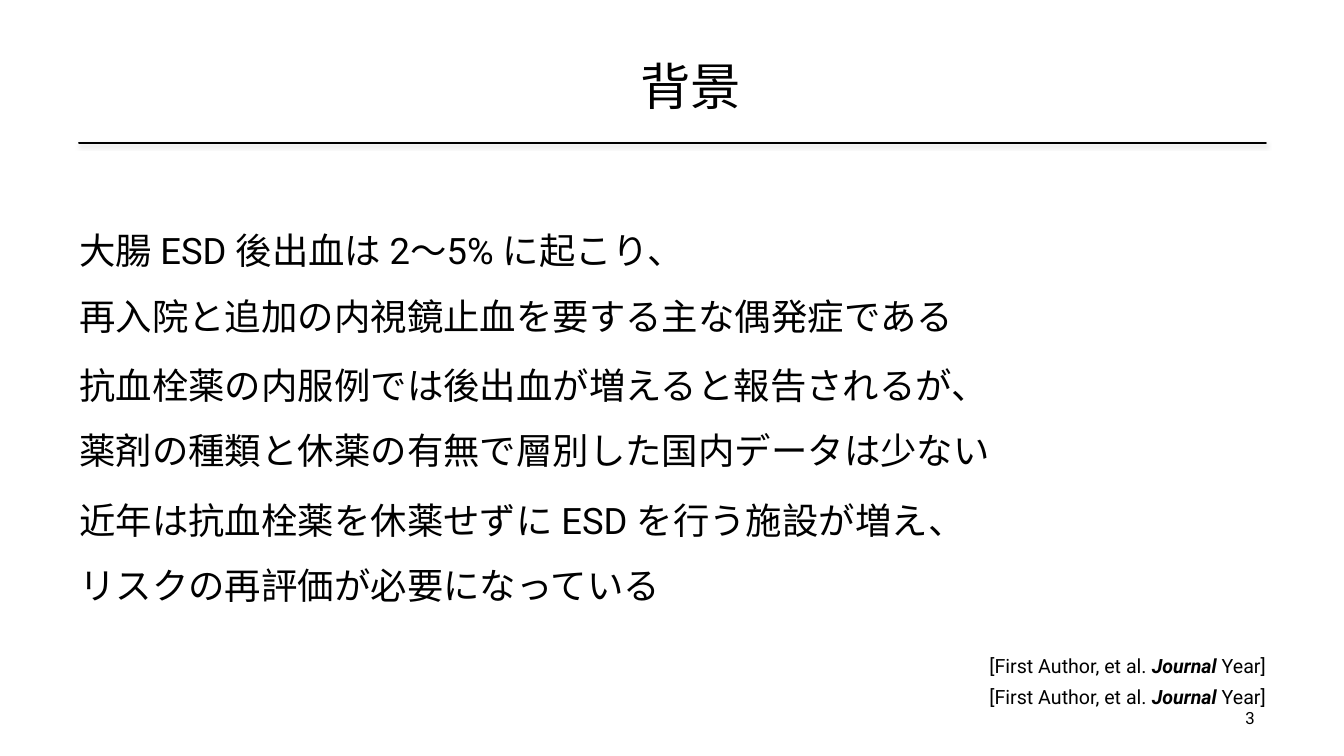
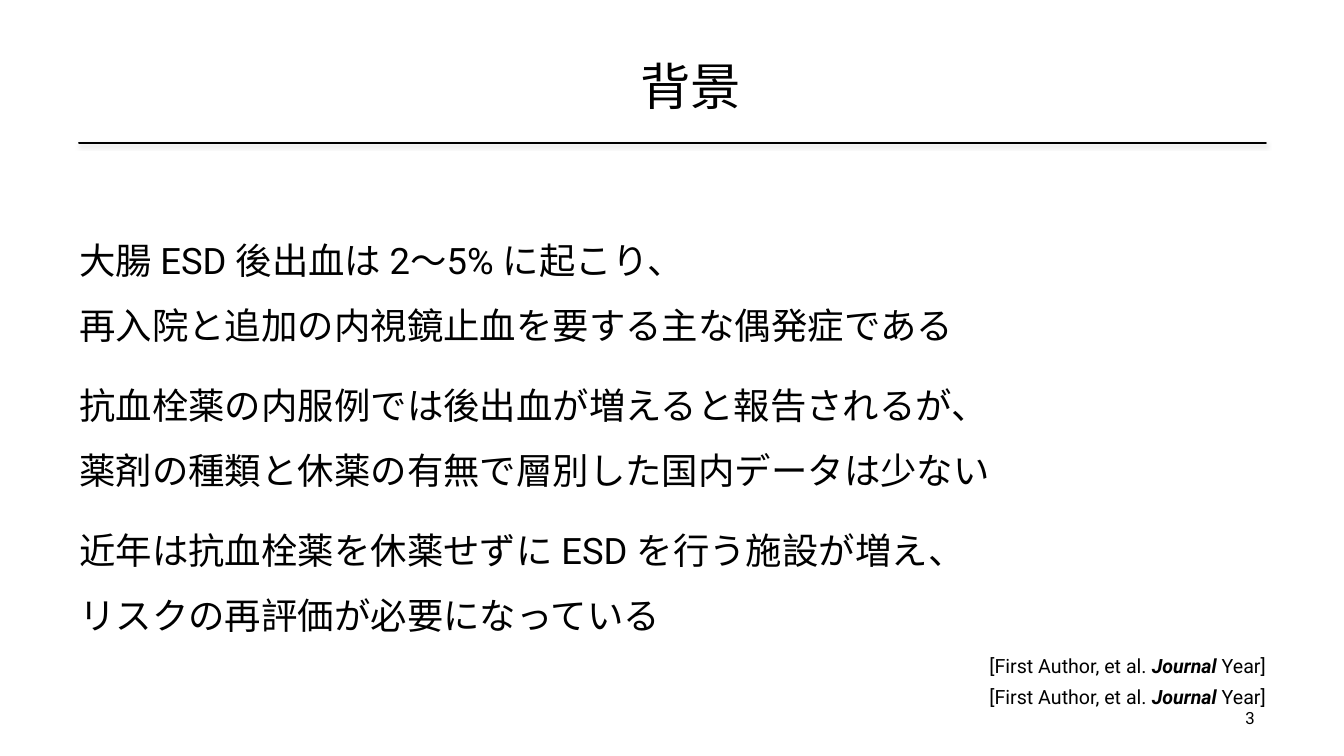
Before and after one commit to masa-med-ai/2026-7-Claude-, a slide deck: slide 3 of samples/学会発表サンプル2_ESD後出血_王道デザイン.pptx. Drawn at 1344x756 pixels with LibreOffice and Linux fonts; fonts in the diff are those of the drawing; background and template pictures are left out. Boxes give left, top, right and bottom in pixels: in the first picture for what was removed or moved away, otherwise in the second. Text is boxed around its words. In the diff, an @@ line names an element or a change of style, - is before the commit and + after.

```diff
--- a/samples/学会発表サンプル2_ESD後出血_王道デザイン.pptx
+++ b/samples/学会発表サンプル2_ESD後出血_王道デザイン.pptx
@@ text "大腸 ESD 後出血は 2〜5% に起こり、": place and size @@
-text "大腸 ESD 後出血は 2〜5% に起こり、" at [79,233,953,333]
+text "大腸 ESD 後出血は 2〜5% に起こり、" at [79,243,953,342]
@@ text "抗血栓薬の内服例では後出血が増えると報告されるが、": place and size @@
-text "抗血栓薬の内服例では後出血が増えると報告されるが、" at [79,368,989,467]
+text "抗血栓薬の内服例では後出血が増えると報告されるが、" at [79,388,989,487]
@@ text "近年は抗血栓薬を休薬せずに ESD を行う施設が増え、": place and size @@
-text "近年は抗血栓薬を休薬せずに ESD を行う施設が増え、" at [79,503,965,602]
+text "近年は抗血栓薬を休薬せずに ESD を行う施設が増え、" at [79,533,965,632]
```
Also in this commit, not shown: 6 other slides changed, 2 other files.
